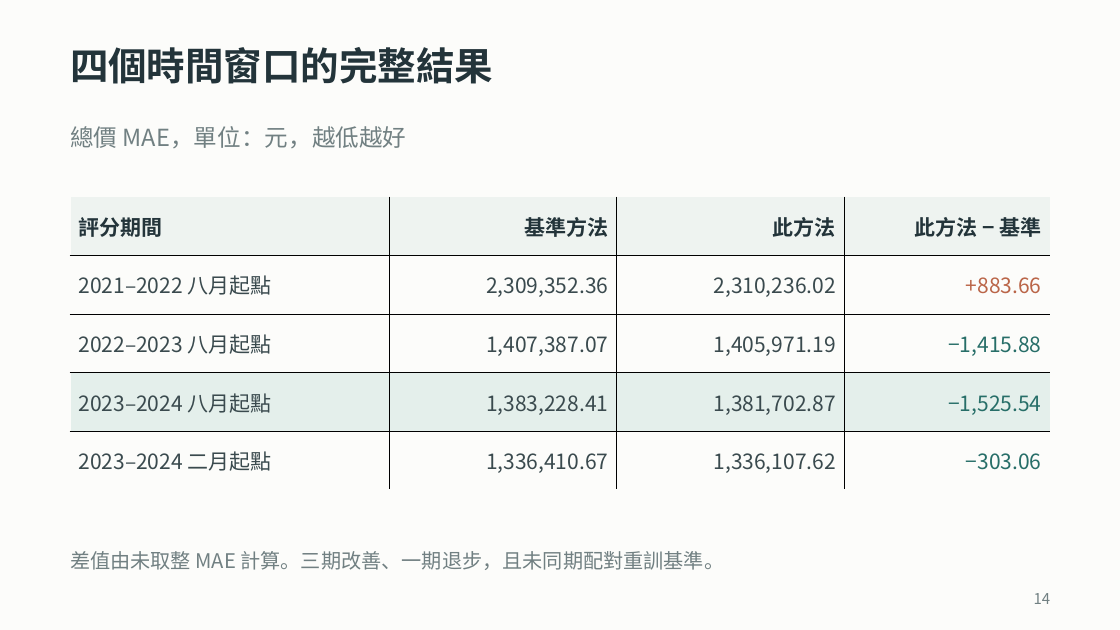
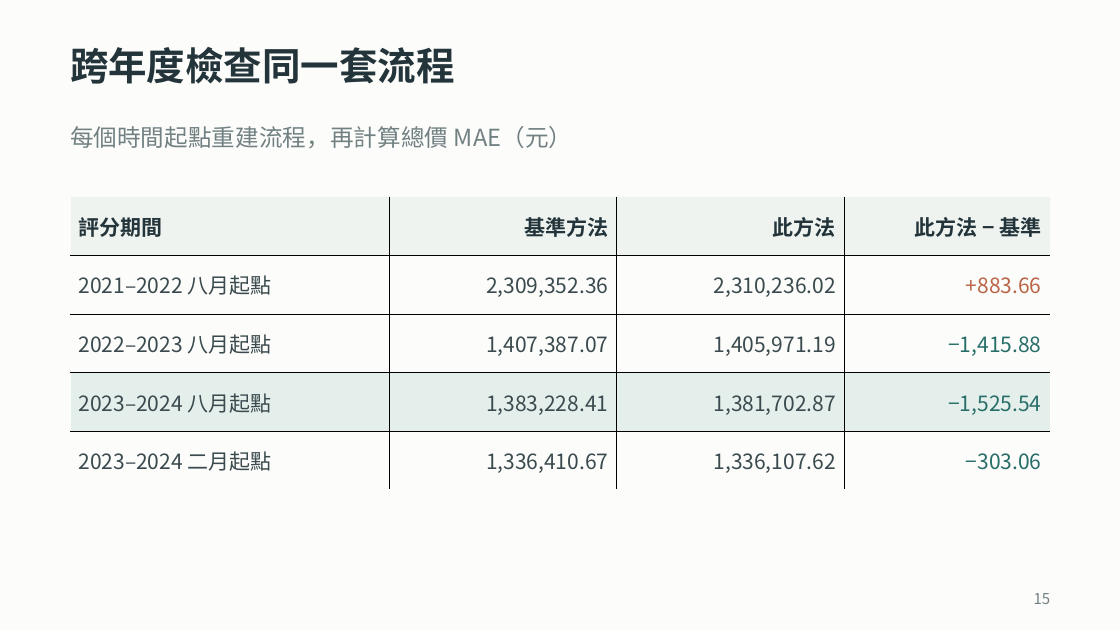
Before and after one commit to ziyi930108/nycu-house-price-regression, a slide deck: slide 15 of teaching/final_presentation/台灣房屋銷售價格預測挑戰賽_上台簡報.pptx (slide 14 before the commit). Drawn at 1120x630 pixels with LibreOffice and Linux fonts; fonts in the diff are those of the drawing. Boxes give left, top, right and bottom in pixels: in the first picture for what was removed or moved away, otherwise in the second. Text is boxed around its words. In the diff, an @@ line names an element or a change of style, - is before the commit and + after.

```diff
--- a/teaching/final_presentation/台灣房屋銷售價格預測挑戰賽_上台簡報.pptx
+++ b/teaching/final_presentation/台灣房屋銷售價格預測挑戰賽_上台簡報.pptx
@@ text at (70,47,455,84): text changed @@
-四個時間窗口的完整結果
+跨年度檢查同一套流程
@@ text at (70,126,572,148): text changed @@
-總價 MAE，單位：元，越低越好
+每個時間起點重建流程，再計算總價 MAE（元）
@@ text removed at (70,551,724,570) @@
-差值由未取整 MAE 計算。三期改善、一期退步，且未同期配對重訓基準。
@@ text at (1034,593,1051,604): text changed @@
-14
+15
```
Also in this commit, not shown: 5 other slides changed, 3 slides added, 9 slides removed, 25 other files.
